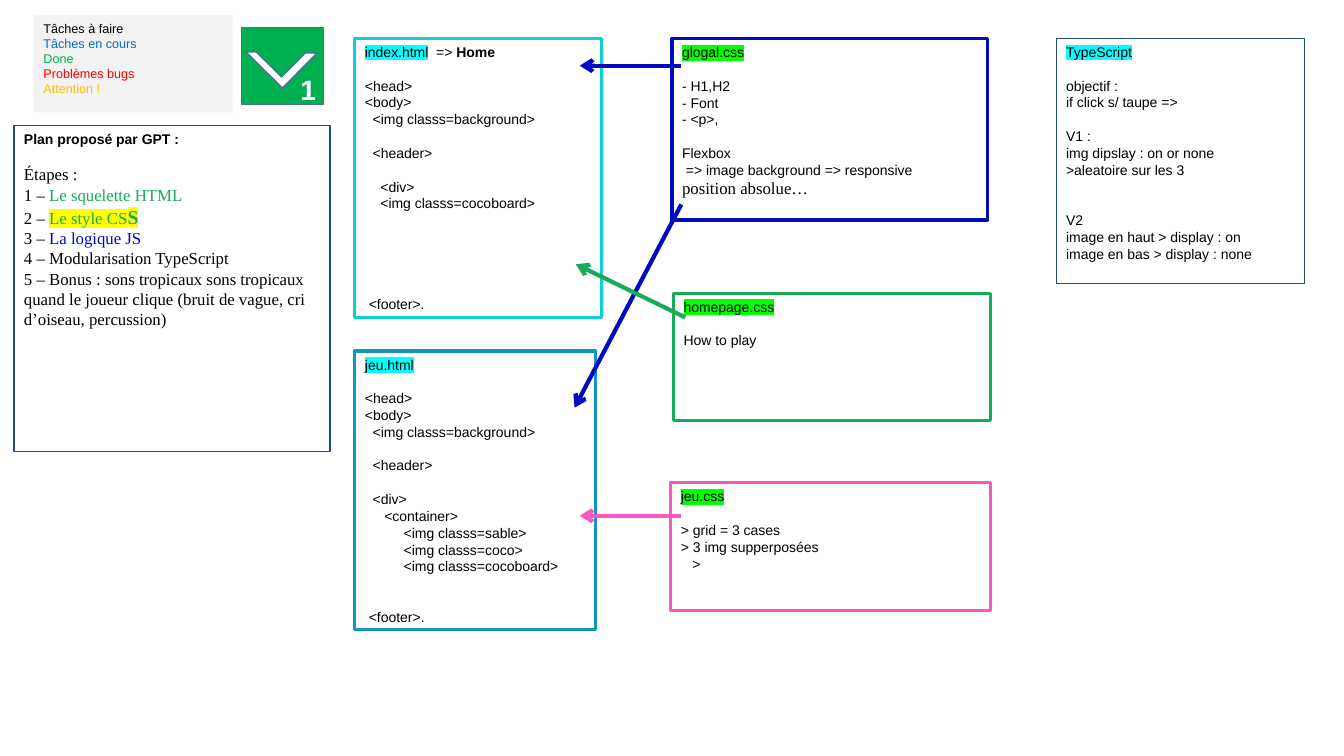
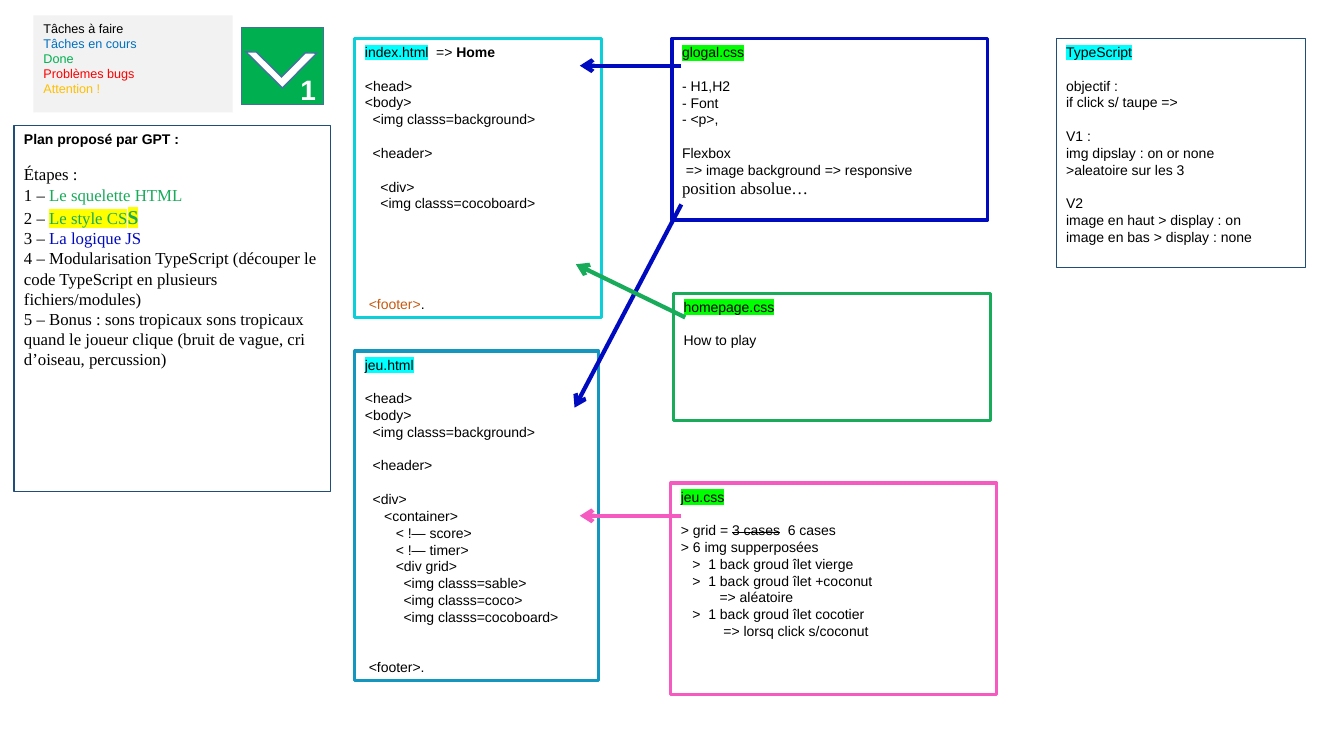
Before and after one commit to Laurence-LaurencE/B4_game-jam, a slide deck: slide 3 of 0_doc/RessouMaquette.pptx. Drawn at 1344x756 pixels with LibreOffice and Linux fonts; fonts in the diff are those of the drawing. Boxes give left, top, right and bottom in pixels: in the first picture for what was removed or moved away, otherwise in the second. Text is boxed around its words. In the diff, an @@ line names an element or a change of style, - is before the commit and + after.

```diff
--- a/0_doc/RessouMaquette.pptx
+++ b/0_doc/RessouMaquette.pptx
@@ rectangle "TypeScript": place and size @@
-rectangle "TypeScript" at <box>1057,38,1306,283</box>
+rectangle "TypeScript" at <box>1057,38,1306,267</box>
@@ rectangle "Plan proposé par GPT :": place and size @@
-rectangle "Plan proposé par GPT :" at <box>14,125,330,451</box>
+rectangle "Plan proposé par GPT :" at <box>14,125,331,491</box>
@@ text in rectangle at <box>24,252,316,309</box>: text changed @@
-4 – Modularisation TypeScript
+4 – Modularisation TypeScript (découper le code TypeScript en plusieurs fichiers/modules)
@@ text in rectangle at <box>369,299,425,309</box>: text colour #000000 to #C55A11 in "<footer>." @@
@@ rectangle "jeu.html": place and size @@
-rectangle "jeu.html" at <box>355,351,596,630</box>
+rectangle "jeu.html" at <box>355,351,599,681</box>
@@ rectangle "jeu.css": place and size @@
-rectangle "jeu.css" at <box>670,483,990,611</box>
+rectangle "jeu.css" at <box>670,483,996,695</box>
@@ text in rectangle at <box>396,530,472,574</box>: paragraphs added @@
+< !— score>
+< !— timer>
+<div grid>
@@ text in rectangle at <box>693,525,872,639</box>: text changed @@
-> grid = 3 cases
-> 3 img supperposées
->
+> grid = 3 cases 6 cases
+> 6 img supperposées
+> 1 back groud îlet vierge
+> 1 back groud îlet +coconut
+=> aléatoire
+> 1 back groud îlet cocotier
+=> lorsq click s/coconut
```
Also in this commit, not shown: 2 other slides changed, 1 slide added, 4 other files.
